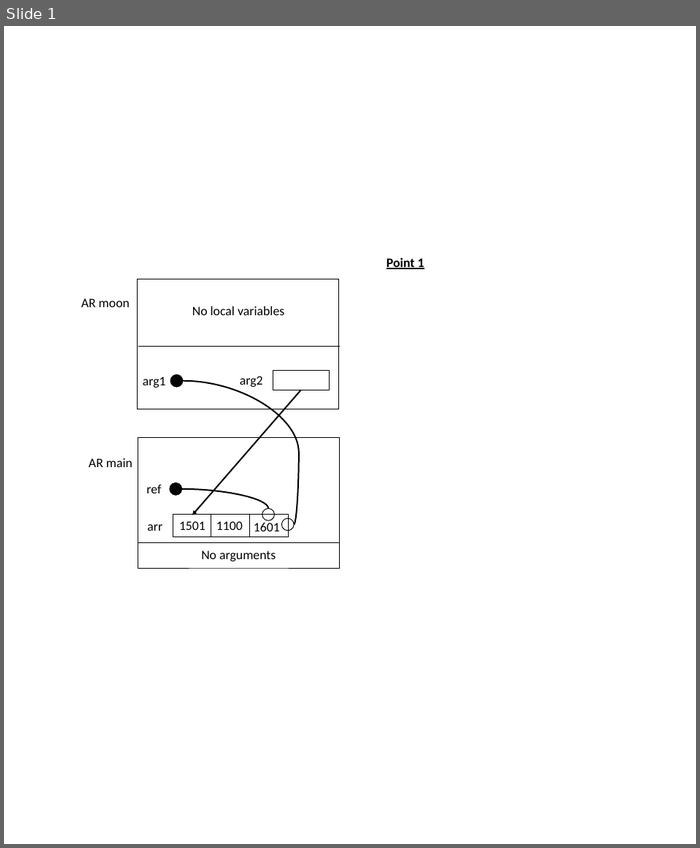
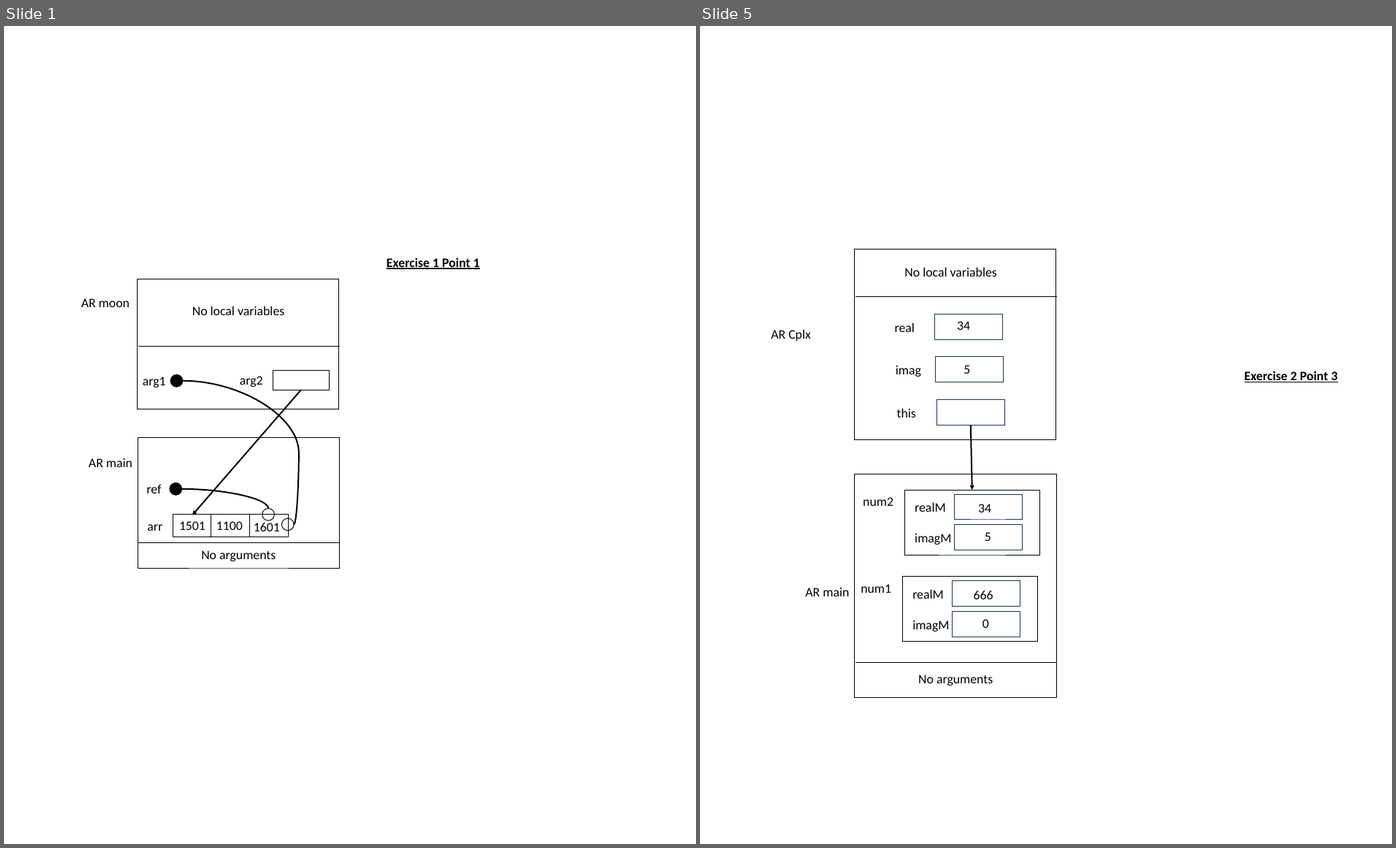
Before and after one commit to chvaldez10/ENSF-614, a slide deck: labs/labs/lab3/documents/drawing.pptx. Shown side by side, each under a label of ours: slide 1 before the commit, slides 1 and 5 after it; the slides between them are not shown. The pictures are 700x848 and 1396x848 pixels, drawn with LibreOffice and Linux fonts; fonts in the diff are those of the drawing. Boxes give left, top, right and bottom in pixels: in the first picture for what was removed or moved away, otherwise in the second. Text is boxed around its words. In the diff, an @@ line names an element or a change of style, - is before the commit and + after.

```diff
--- a/labs/labs/lab3/documents/drawing.pptx
+++ b/labs/labs/lab3/documents/drawing.pptx
@@ slide 5 added at [700, 26, 1392, 844], background #FFFFFF @@
@@ group added at [771, 249, 1057, 439]: 5 texts, 4 rectangles, 1 line @@
+AR Cplx
+No local variables
+this
+imag
+real
@@ group added at [863, 321, 1040, 555]: 7 texts, 3 rectangles @@
+num2
+realM
+34
+34
+imagM
+5
+5
@@ text added at [1245, 371, 1338, 382], 18 pt, text #000000, bold, underline @@
+Exercise 2 Point 3
@@ arrow added from (971, 425) to (972, 490), #000000 2 pt @@
@@ group added at [805, 473, 1057, 697]: 2 texts, 1 line, 1 rectangle @@
+AR main
+No arguments
@@ group added at [861, 576, 1038, 641]: 5 texts, 3 rectangles @@
+num1
+realM
+666
+imagM
+0
@@ slide 1 changed as well @@
@@ text at [387, 257, 480, 269]: text changed @@
-Point 1
+Exercise 1 Point 1
```
Also in this commit, not shown: 1 other slide changed, 2 other slides added, 5 other files.
